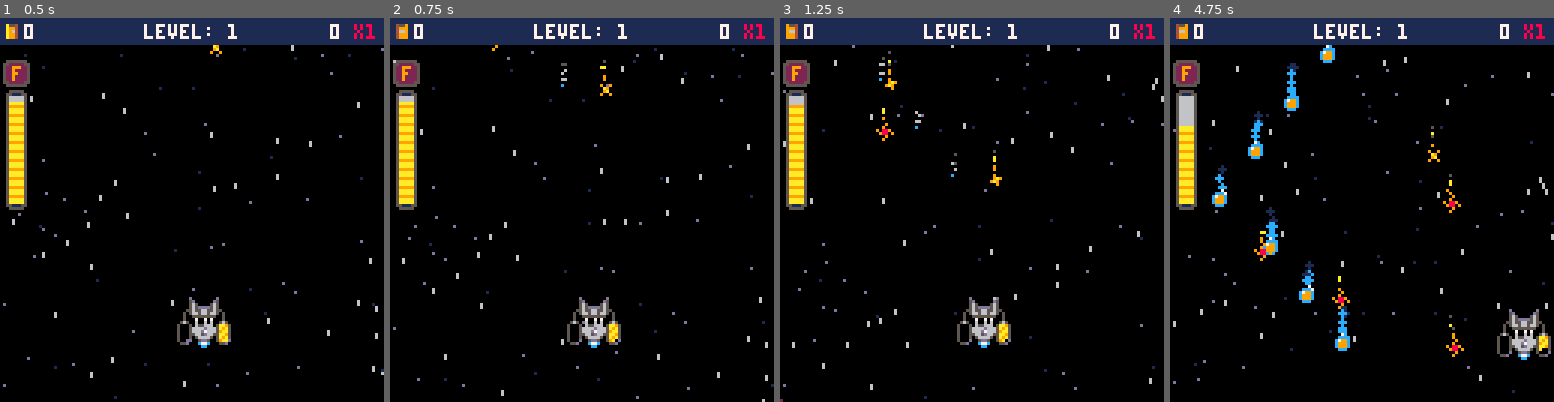
Above: before the commit, frames 1-4 (left to right).
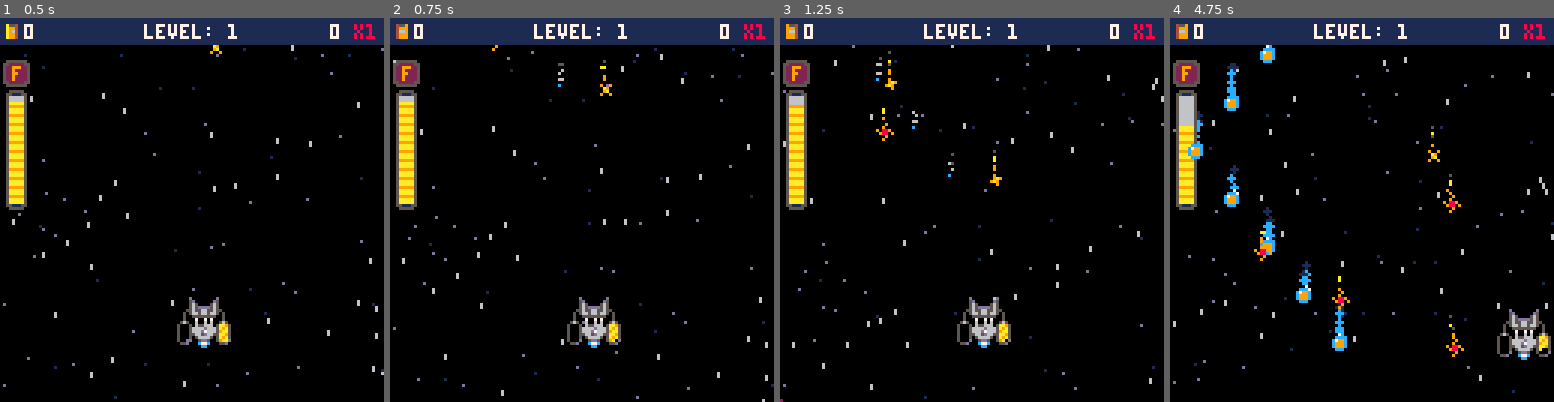
Above: after the commit, the same moments.

Repository: jacobneal65/drop-p8
Game: PICO-8 cartridge drop.p8
Two runs of this game, one before a commit and one after it. Both use one fixed random seed, a clock stepped at 60 frames per second and the inputs below.
Inputs:
- Up to frame 1 (0.5 s): no input
- Up to frame 2 (0.75 s): no input
- Up to frame 3 (1.25 s): no input
- Up to frame 4 (4.75 s): hold Right 1.6-2.1 s; hold Up 2.15-2.42 s; hold Right 2.47-3.03 s; hold Left 3.08-3.58 s; hold Down 3.63-3.97 s; hold Right 4.02-4.68 s; hold Up from 4.73 s (still down)

Frame 1 is identical in both runs. In frame 2, less than 0.1% of the frame differs, in the area x 43-47%, y 11-18%; in frame 3, 0.2%; in frame 4, 2.5%, in the area x 4-47%, y 7-87%.

Commit message:
fixed battery at low fuel

Diff:
--- a/drop.p8
+++ b/drop.p8
@@ -196,7 +196,7 @@
 	 for i=1,bigtank do
 	 	local _clr = min(2,1+i%3)+8
 	 	if bigtank < 10 then
-	 		_clr=8
+	 		_clr=max(1,(i%3-1)*7)+7
 	 		local txt="low fuel"
 	 		low_fuel=true
 	 		print(txt,hcenter(txt),64+sin(time()),8)
@@ -330,8 +330,7 @@
 	elseif _typ==8 then--stgr r
 		fill_fruit(120,8,_typ)
 	elseif _typ==9 then--zig stgr r
-		fill_fruit(_x,10,_typ)
-
+		fill_fruit(64,10,_typ)
 	end
 
 	--calculate total blue points
@@ -360,15 +359,15 @@
 		elseif _typ==3 then
 			nx=20*i
 			_i=1
-		elseif _typ==7 then--stgr line
+		elseif _typ==7 then--stag line
 			nx=12*i
-		elseif _typ==8 then--stgr line
+		elseif _typ==8 then--stag line
 				nx-=12*i
-		elseif _typ==9 then--zigr stgr
-				if i<4 then
+		elseif _typ==9 then--zig r stgr
+				if i<5 then
 					nx-=12*i
 				else
-					nx=-36+12*i
+					nx+=12*(i-10)
 				end
 		end
  	fruit={
Not shown, changed: sheet drop.xlsx
